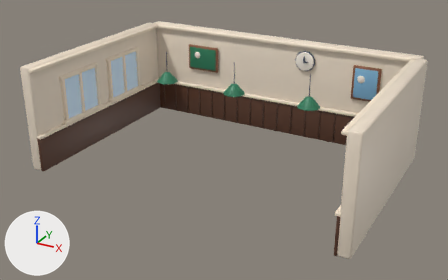
The glTF model game-prototype/assets/interior/room_cafe.glb: old version first, new version second.
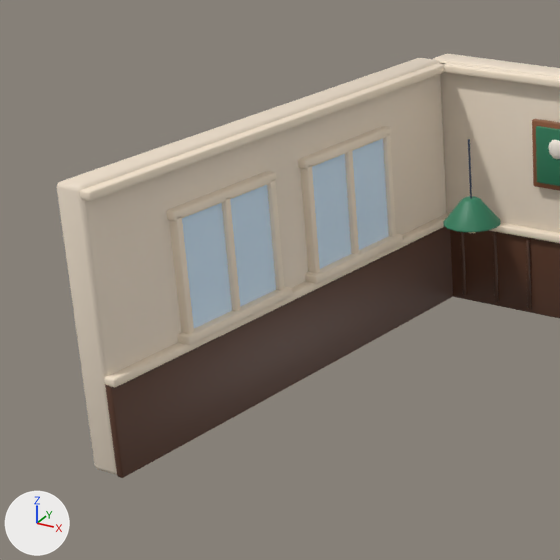
Old and new are each drawn whole from a 50 mm camera at (11.24, -20.72, 11.42) aimed at (-0.01, -0.26, 1.19) and again close up on the part from 0% to 44% of the width and 1% to 72% of the height. The axes (+X, +Y, +Z) are drawn at lower left. The lights are the same throughout. The last two pictures show the newer version. Vertices at exactly the same position are counted once.

The first close-up shows 'Glass_room_cafe', 'room_cafe'.
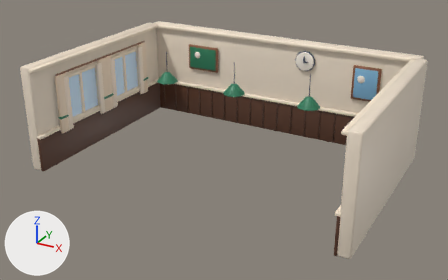
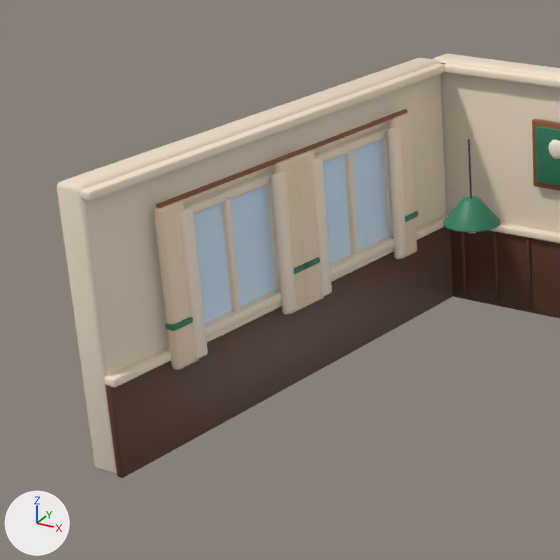
Location of each change, [x1, y1, x2, y2] in pixels of the close-ups (560 x 560 px):
part 1 of me_cube, added: after [156, 152, 295, 208]
part 2 of me_cube, added: after [293, 109, 408, 156]
part 3 of me_cube, added: after [271, 113, 418, 315]
part 4 of me_cube, added: after [154, 201, 208, 370]

What the commit changed:
me_cube is used by ob_room_cafe; location (0.0, 4.55, 2.2).
me_cube had 2552 vertices, 4880 faces and spanned x -6.8..6.8, y -8.85..0.25, z -2.2..2.2.
me_cube now has 3256 vertices, 6232 faces and spans x -6.8..6.8, y -8.85..0.25, z -2.2..2.2.
me_cube part 1: a new loose piece, an 8-sided cylinder along y spanning x -6.14..-6.06, y -7.65..-4.65, z 1.58..1.66, in mat_defaultmaterial.
me_cube part 2: a new loose piece, an 8-sided cylinder along y spanning x -6.14..-6.06, y -4.65..-1.65, z 1.58..1.66, in mat_defaultmaterial.
me_cube part 3: 504 vertices added at x -6.18..-5.98, y -5.24..-1.57, z -0.9..1.6.
me_cube part 4: 168 vertices added at x -6.18..-5.98, y -7.73..-7.06, z -0.9..1.6.
